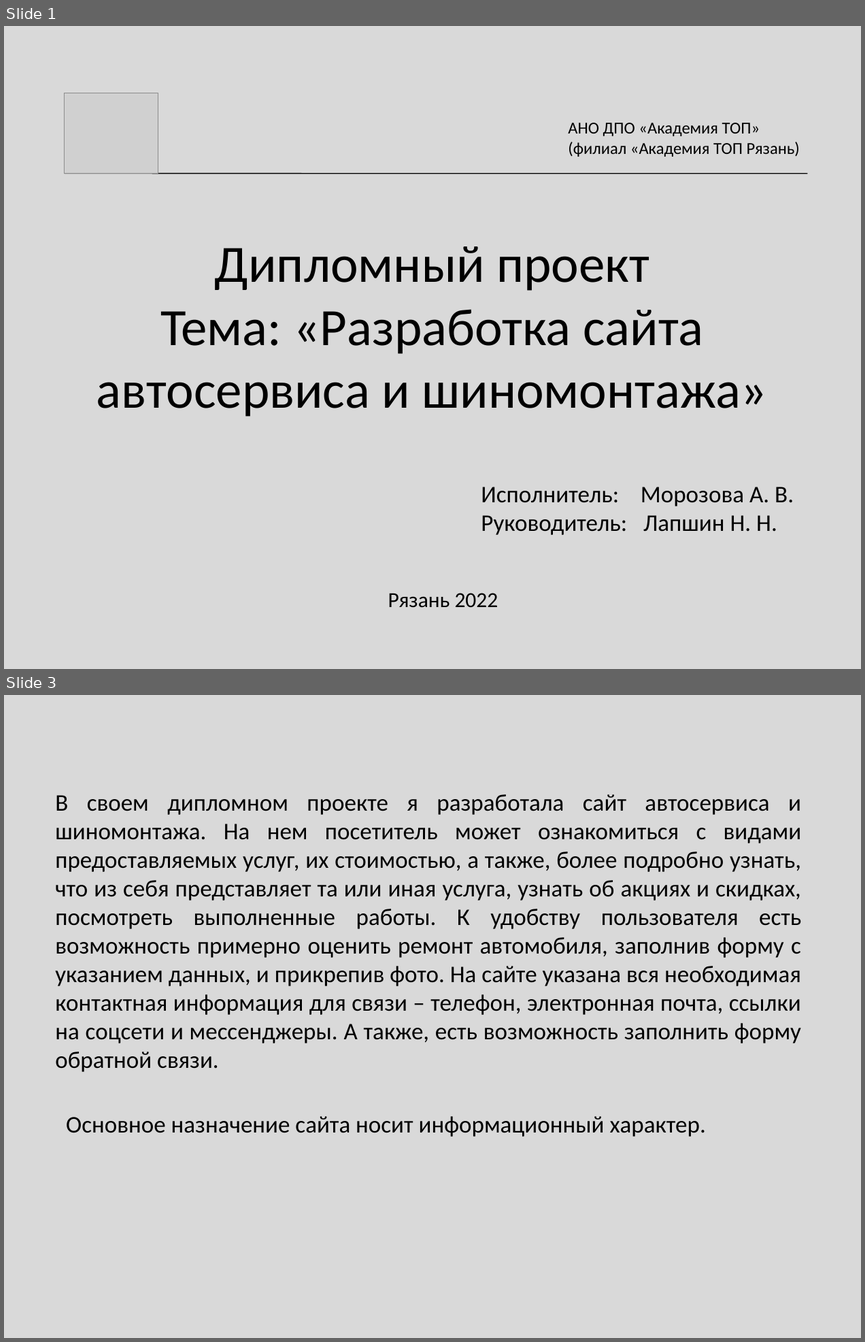
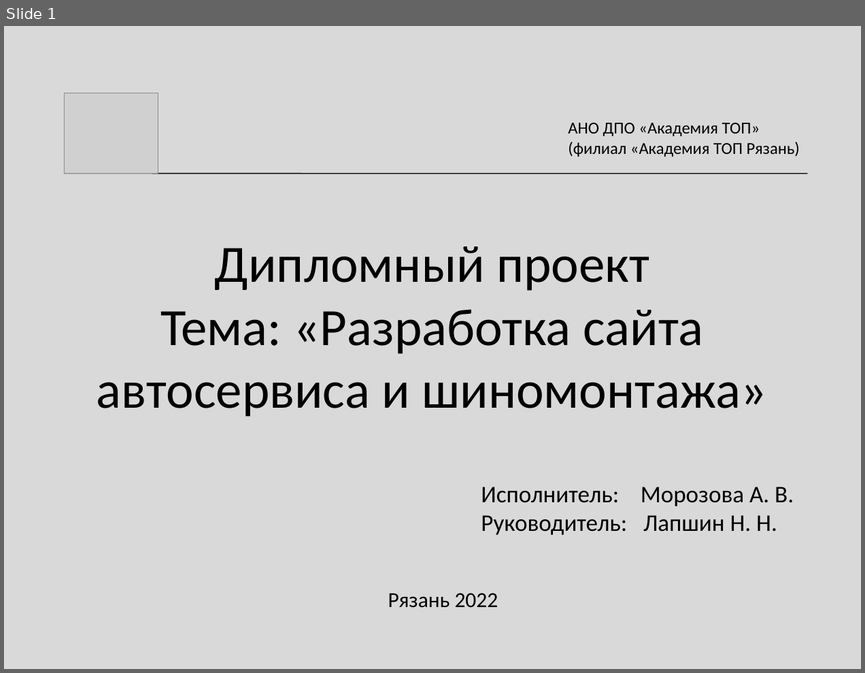
Before and after one commit to Anna898398/diplom_2022, a slide deck: Дипломный проект 2022.ppt. Shown one above the other, each under a label of ours: slides 1 and 3 before the commit, slide 1 after it; the slides between them are not shown. The pictures are 865x1342 and 865x673 pixels, drawn with LibreOffice and Linux fonts; fonts in the diff are those of the drawing; grey boxes stand for pictures. Boxes give left, top, right and bottom in pixels: in the first picture for what was removed or moved away, otherwise in the second. Text is boxed around its words. In the diff, an @@ line names an element or a change of style, - is before the commit and + after.

Commit message:
диплом готов

```diff
--- a/Дипломный проект 2022.ppt
+++ b/Дипломный проект 2022.ppt
@@ slide 3 removed at (4,695,861,1338), background #D9D9D9 @@
@@ text removed at (55,794,802,1136) @@
-В своем дипломном проекте я разработала сайт автосервиса и шиномонтажа. На нем посетитель может ознакомиться с видами предоставляемых услуг, их стоимостью, а также, более подробно узнать, что из себя представляет та или иная услуга, узнать об акциях и скидках, посмотреть выполненные работы. К удобству пользователя есть возможность примерно оценить ремонт автомобиля, заполнив форму с указанием данных, и прикрепив фото. На сайте указана вся необходимая контактная информация для связи – телефон, электронная почта, ссылки на соцсети и мессенджеры. А также, есть возможность заполнить форму обратной связи.
-Основное назначение сайта носит информационный характер.
```
Also in this commit, not shown: 2 slides changed, 13 other files.
